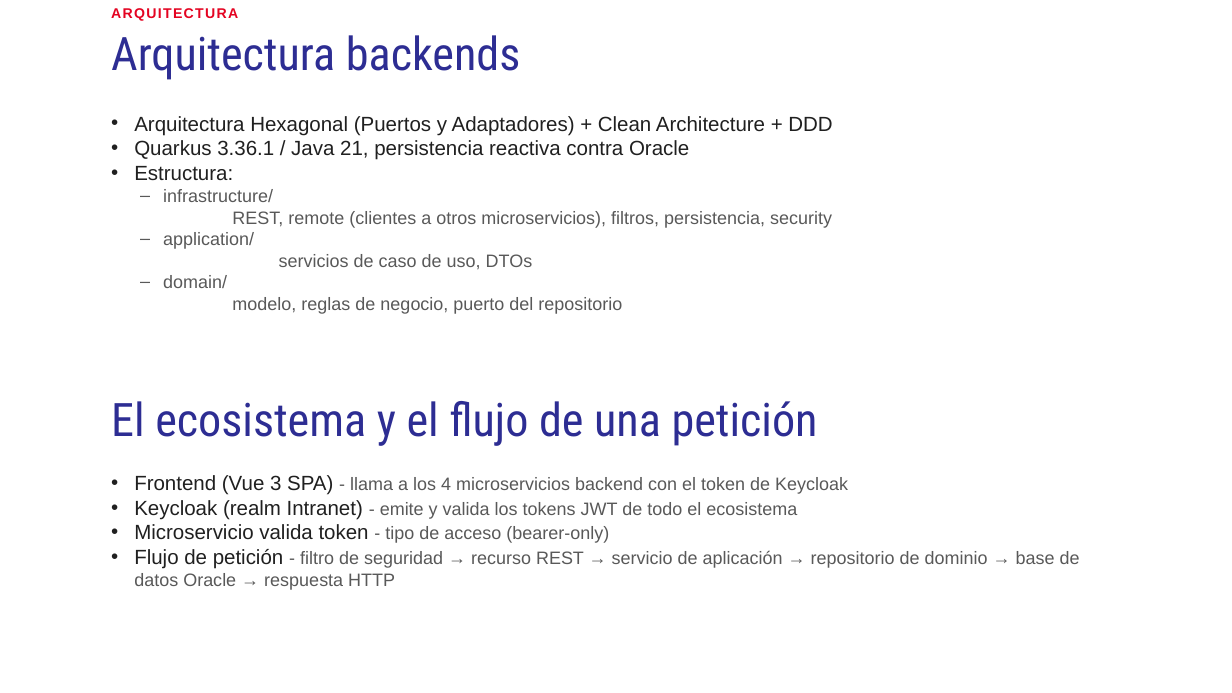
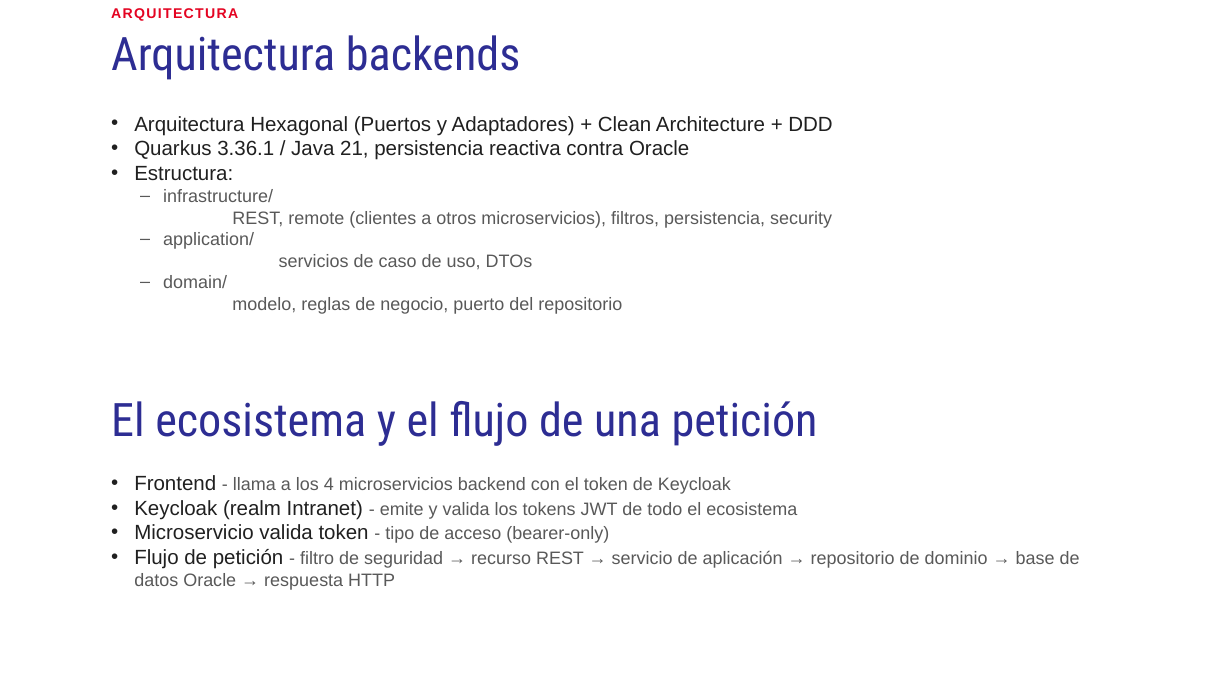
Before and after one commit to ingcharles/documentos-sri, a slide deck: slide 6 of Diseniador/GAN-Transferencia-Conocimiento.pptx. Drawn at 1232x693 pixels with LibreOffice and Linux fonts; fonts in the diff are those of the drawing; background and template pictures are left out. Boxes give left, top, right and bottom in pixels: in the first picture for what was removed or moved away, otherwise in the second. Text is boxed around its words. In the diff, an @@ line names an element or a change of style, - is before the commit and + after.

```diff
--- a/Diseniador/GAN-Transferencia-Conocimiento.pptx
+++ b/Diseniador/GAN-Transferencia-Conocimiento.pptx
@@ text at (x1=134, y1=475, x2=731, y2=494): text changed @@
-• Frontend (Vue 3 SPA) - llama a los 4 microservicios backend con el token de Keycloak
+• Frontend - llama a los 4 microservicios backend con el token de Keycloak
```
Also in this commit, not shown: 3 other slides changed, 13 other files.
